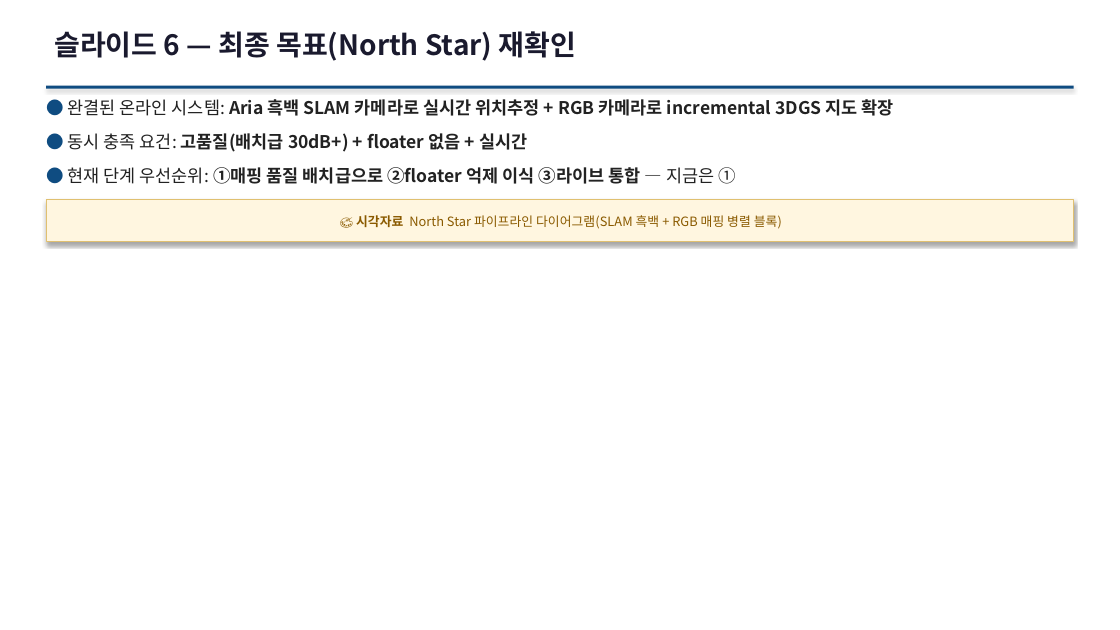
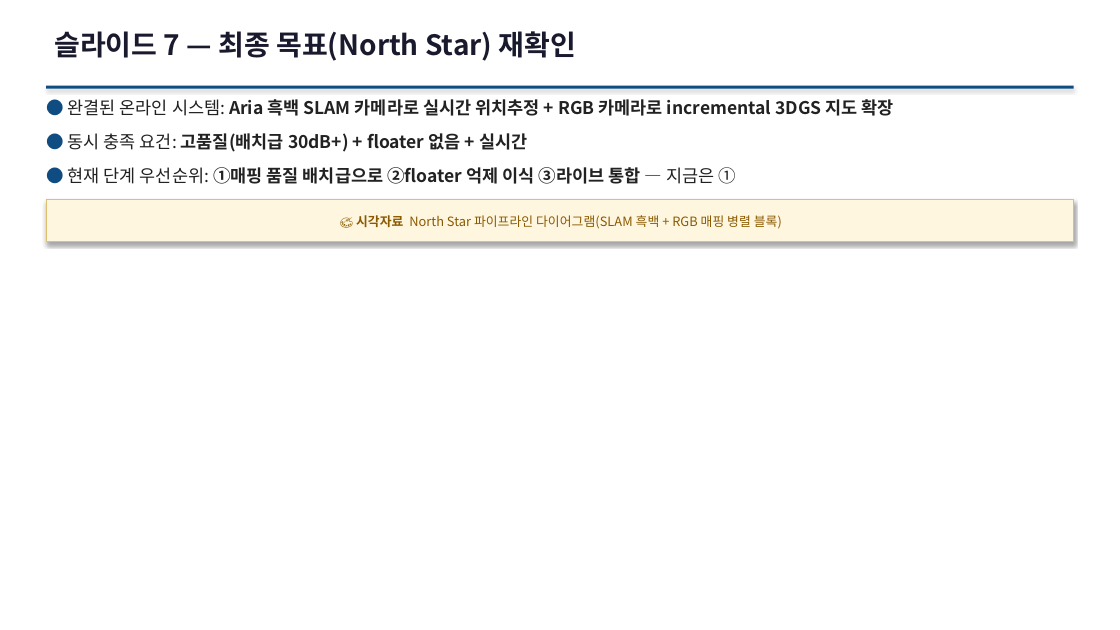
Before and after one commit to sawo0150/gs_floaterLab, a slide deck: slide 14 of context/ppt/ppt0717/gs_floater_deck_0717.pptx (slide 11 before the commit). Drawn at 1120x630 pixels with LibreOffice and Linux fonts; fonts in the diff are those of the drawing. Boxes give left, top, right and bottom in pixels: in the first picture for what was removed or moved away, otherwise in the second. Text is boxed around its words. In the diff, an @@ line names an element or a change of style, - is before the commit and + after.

```diff
--- a/context/ppt/ppt0717/gs_floater_deck_0717.pptx
+++ b/context/ppt/ppt0717/gs_floater_deck_0717.pptx
@@ text at bbox=[54, 31, 576, 61]: text changed @@
-슬라이드 6 — 최종 목표(North Star) 재확인
+슬라이드 7 — 최종 목표(North Star) 재확인
```
Also in this commit, not shown: 18 other slides changed, 3 slides added, 5 other files.
